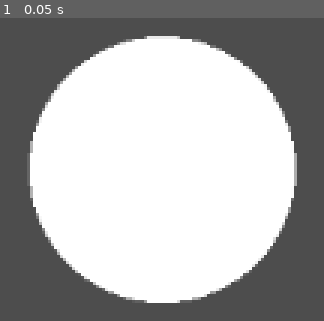
Above: before the commit, frame 1.
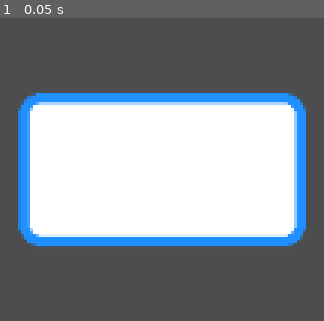
Above: after the commit, the same moment.

Repository: syun77/gd_primitive2d
Game: Godot game, scene res://Main.tscn
Same seed, same stepped clock (60 frames per second), same inputs: the game is played once before the commit and once after it.
Inputs:
- Up to frame 1 (0.05 s): no input

The runs differ from the first frame. In frame 1, 29% of the frame differs, in the area x 5-95%, y 5-95%.

Commit message:
アウトラインを実装中

Diff:
--- a/gd_primitive2d/Main.tscn
+++ b/gd_primitive2d/Main.tscn
@@ -6,3 +6,7 @@
 
 [node name="Primitive2D" parent="." instance=ExtResource("1_q3x32")]
 position = Vector2(352, 200)
+type = 4
+enabled_outline = true
+outline_width = 10.0
+radius_xratio = 1.952
--- a/gd_primitive2d/Primitive2D.gd
+++ b/gd_primitive2d/Primitive2D.gd
@@ -21,6 +21,13 @@
 @export var color = Color.WHITE
 ## 中央揃え.
 @export var centered = true
+
+## アウトライン
+@export_group("Outline")
+@export var enabled_outline = false
+@export_range(0.0, 64.0) var outline_width = 3.0
+@export var outline_color = Color.DODGER_BLUE
+
 ## ------------ circle
 @export_category("Circle/Ellipse")
 ## 半径.
@@ -74,10 +81,18 @@
 	var base = _get_base_pos()
 	draw_circle(base, radius, color)
 
+	if enabled_outline:
+		# アウトラインの描画.
+		draw_arc(base, radius, 0.0, 2*PI, divide, outline_color, outline_width)
+
 ## 楕円の描画.
 func _draw_ELLIPSE() -> void:
+	# 塗りつぶし用.
 	var points = PackedVector2Array()
 	var colors = PackedColorArray()
+	# アウトライン用.
+	var points2 = PackedVector2Array()
+
 	var base = _get_base_pos()
 	points.append(base)
 	colors.append(color)
@@ -89,13 +104,22 @@
 		v.y += (radius * radius_yratio) * sin(rad)
 		points.append(v)
 		colors.append(color)
+		points2.append(v)
 		rad += d
 	draw_polygon(points, colors)
 
+	if enabled_outline:
+		# アウトラインの描画.
+		draw_polyline(points2, outline_color, outline_width)
+
 ## 塗りつぶし円弧の描画.
 func _draw_FILL_ARC() -> void:
+	# 塗りつぶし用.
 	var points = PackedVector2Array()
 	var colors = PackedColorArray()
+	# アウトライン用.
+	var points2 = PackedVector2Array()
+
 	var base = _get_base_pos()
 	points.append(base)
 	colors.append(color)
@@ -107,8 +131,13 @@
 		v.y += radius * sin(rad)
 		points.append(v)
 		colors.append(color)
+		points2.append(v)
 		rad += d
 	draw_polygon(points, colors)
+
+	if enabled_outline:
+		# アウトラインの描画.
+		draw_polyline(points2, outline_color, outline_width)
 
 ## 矩形の描画.
 func _draw_RECT() -> void:
@@ -116,6 +145,10 @@
 	var rect = Rect2(pos, size)
 	draw_rect(rect, color)
 
+	if enabled_outline:
+		# アウトラインの描画.
+		draw_rect(rect, outline_color, false, outline_width)
+
 ## 角丸矩形の描画.
 func _draw_ROUND_RECT() -> void:
 	# 2c 3b 3b 3b 2d
@@ -124,6 +157,9 @@
 	var base = _get_base_pos()
 	var xrate = round_xratio/2
 	var yrate = round_yratio/2
+
+	# アウトライン用.
+	var points2 = PackedVector2Array()
 
 	# 1の部分を描画.
 	var pos1 = base + Vector2(size.x * xrate, size.y * yrate)
@@ -145,6 +181,8 @@
 	# 90度ずつ描画.
 	var rad = 0.0
 	var d_rad = (2 * PI / 4) / (divide-1)
+	var prev_v = Vector2.INF
+	var start_v = Vector2()
 	for pos2 in [a, b, c, d]:
 		var points = PackedVector2Array()
 		var colors = PackedColorArray()
@@ -156,6 +194,22 @@
 			v.y += size2.y * sin(rad)
 			points.append(v)
 			colors.append(color)
+			points2.append(v)
+			# アウトライン用処理.
+			if enabled_outline:
+				if i == 0:
+					if prev_v == Vector2.INF:
+						start_v = v
+					else:
+						draw_line(prev_v, v, outline_color, outline_width)
+				if i == (divide - 1) and pos2 == d:
+					draw_line(start_v, v, outline_color, outline_width)
+				if i == (divide - 1):
+					prev_v = v
+					# アウトラインの描画.
+					draw_polyline(points2, outline_color, outline_width)
+					points2.clear()
+
 			rad += d_rad
 		draw_polygon(points, colors)
 		rad -= d_rad
